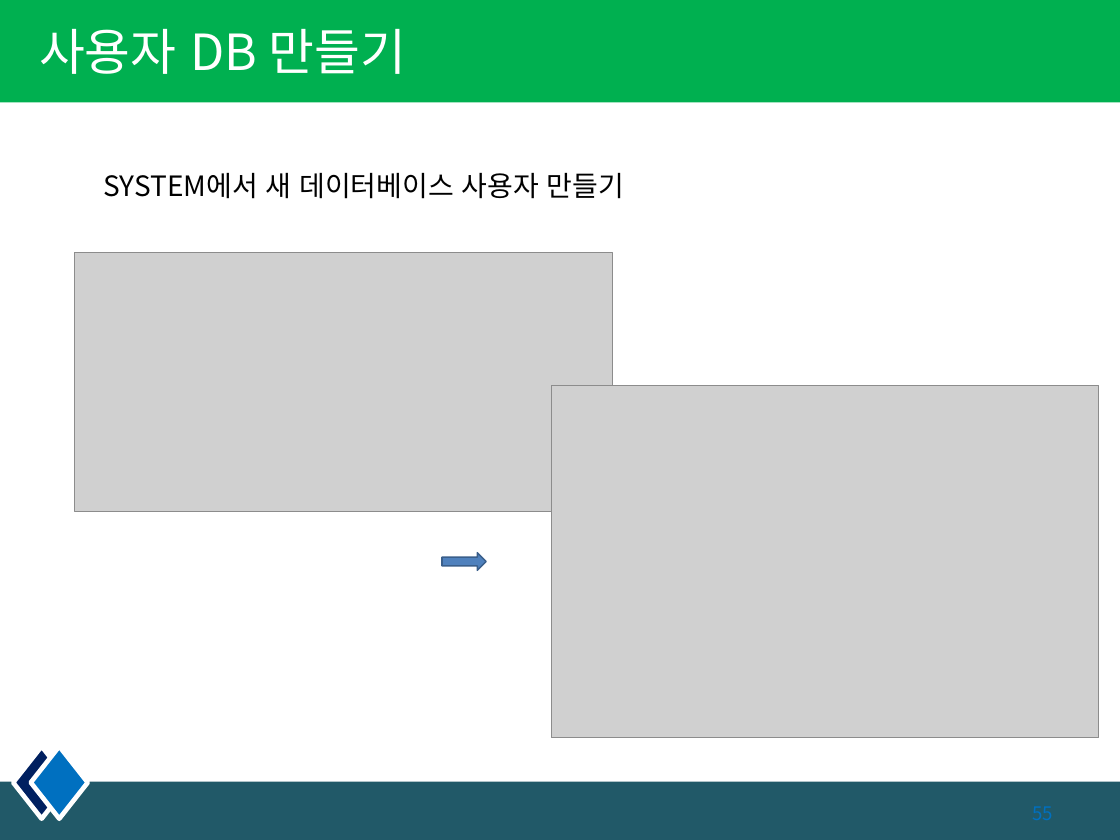
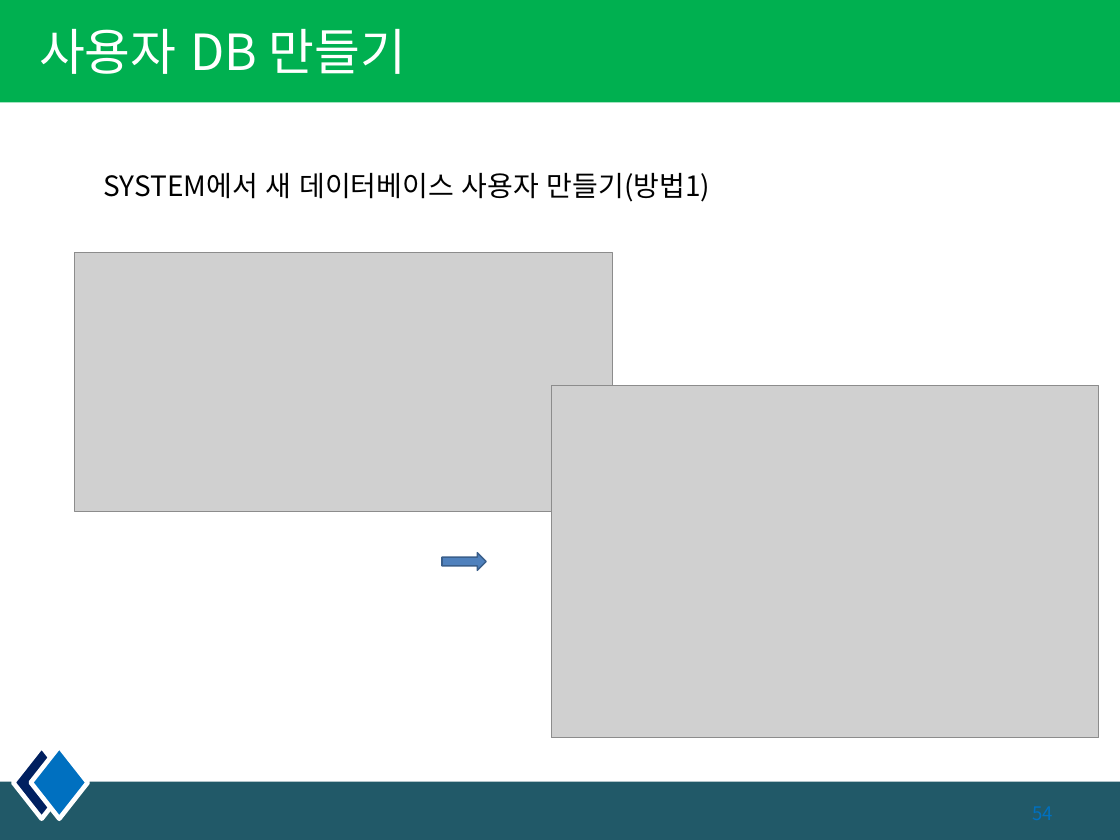
Before and after one commit to kiyongee2/dbworks, a slide deck: slide 54 of DB_PPT/1장. 오라클 DB 환경설정 및 구성 객체.pptx (slide 55 before the commit). Drawn at 1120x840 pixels with LibreOffice and Linux fonts; fonts in the diff are those of the drawing; grey boxes stand for pictures. Boxes give left, top, right and bottom in pixels: in the first picture for what was removed or moved away, otherwise in the second. Text is boxed around its words. In the diff, an @@ line names an element or a change of style, - is before the commit and + after.

```diff
--- a/DB_PPT/1장. 오라클 DB 환경설정 및 구성 객체.pptx
+++ b/DB_PPT/1장. 오라클 DB 환경설정 및 구성 객체.pptx
@@ text at bbox=[104, 173, 710, 202]: text changed @@
-SYSTEM에서 새 데이터베이스 사용자 만들기
+SYSTEM에서 새 데이터베이스 사용자 만들기(방법1)
```
Also in this commit, not shown: 4 other slides changed, 1 slide added, 1 slide removed, 4 other files.
